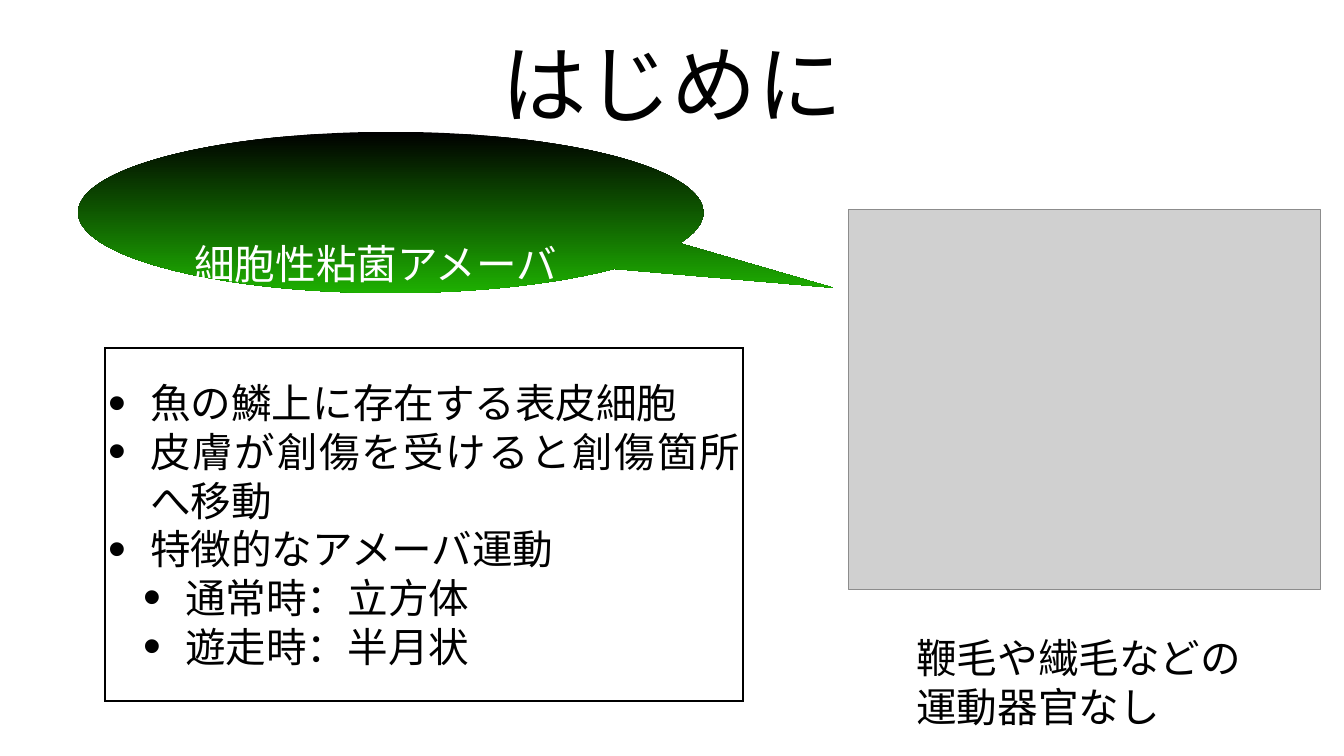
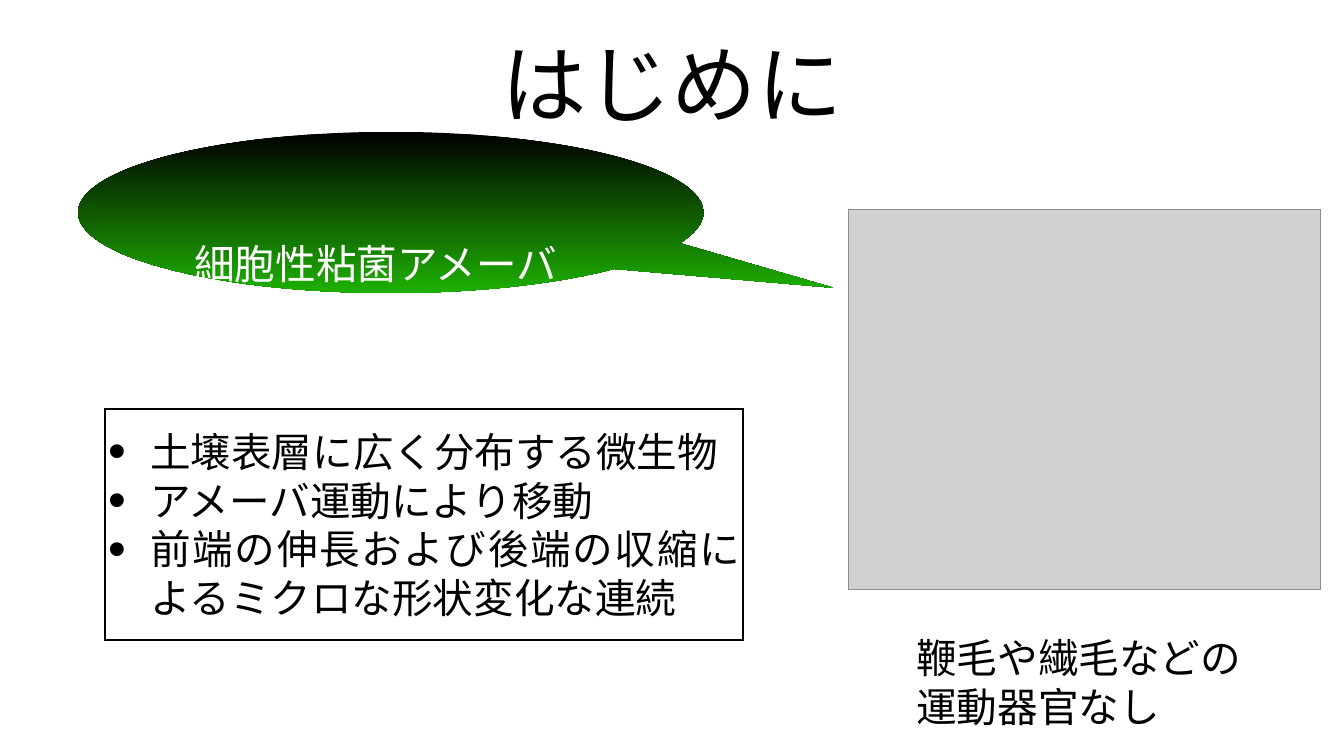
Before and after one commit to tokumaga81/ackera, a slide deck: slide 2 of tokunaga_mp.pptx. Drawn at 1344x756 pixels with LibreOffice and Linux fonts; fonts in the diff are those of the drawing; grey boxes stand for pictures. Boxes give left, top, right and bottom in pixels: in the first picture for what was removed or moved away, otherwise in the second. Text is boxed around its words. In the diff, an @@ line names an element or a change of style, - is before the commit and + after.

```diff
--- a/tokunaga_mp.pptx
+++ b/tokunaga_mp.pptx
@@ rectangle "土壌表層に広く分布する微生物": place and size @@
-rectangle "土壌表層に広く分布する微生物" at box(105, 348, 743, 700)
+rectangle "土壌表層に広く分布する微生物" at box(105, 409, 743, 639)
@@ text in rectangle at box(150, 433, 740, 617): text changed @@
-• 魚の鱗上に存在する表皮細胞
-• 皮膚が創傷を受けると創傷箇所へ移動
-• 特徴的なアメーバ運動
-  • 通常時：立方体
-  • 遊走時：半月状
+• 土壌表層に広く分布する微生物
+• アメーバ運動により移動
+• 前端の伸長および後端の収縮によるミクロな形状変化な連続
```
Also in this commit, not shown: 20 other slides changed, 1 other file.
